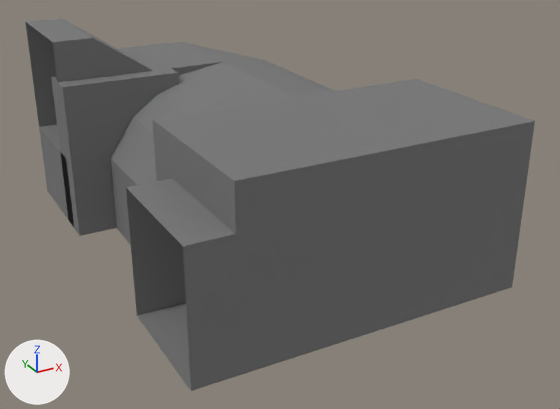
One commit to the glTF model DungeonGame/res/level/room/level1/storage_room/storage_room.gltf: the scene before it, then after it.
Before and after are seen from a 50 mm lens placed at (-4.25, -22.15, 8.95), pointed at (4.37, -6.47, 1.11). The axes (+X, +Y, +Z) are drawn at lower left. The lights are the same throughout. Where no turn or scale is listed for an object, it has been applied to the vertices.

In view in the first picture: 'ArchBig', 'SeparatingWall', 'Stairs', 'Walls'.
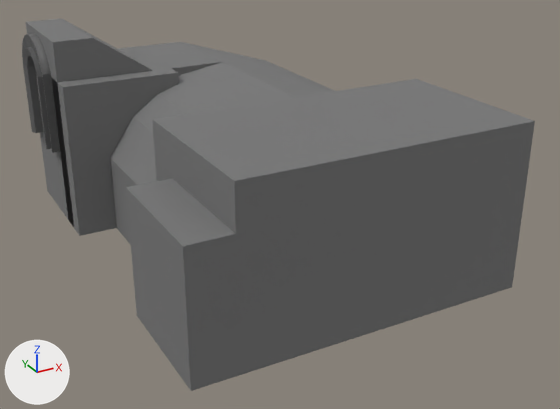
Pixel boxes (x1, y1, x2, y2) of what changed, in the pictures (560 x 409 px):
'DoorwayCover1', added: after (126, 188, 191, 390)
'DoorwayCover0', added: after (22, 23, 66, 157)
    faces in mat_material_001: (22, 34, 60, 153)
    faces in mat_material (grey #787878): (26, 23, 66, 157)

Diff of the bpy script that builds the scene:
```diff
--- a/DungeonGame/res/level/room/level1/storage_room/storage_room.gltf.py
+++ b/DungeonGame/res/level/room/level1/storage_room/storage_room.gltf.py
@@ img_door_frame_roughness_png_002 @@
+img_door_frame_roughness_png_002 = load_image('door_frame_roughness.png.002', '../../../../entity/object/door/textures/door_frame_roughness.png', 256, 256, 'Non-Color')
@@ img_door_roughness_png @@
+img_door_roughness_png = load_image('door_roughness.png', '../../../../entity/object/door/textures/door_roughness.png', 256, 380, 'Non-Color')
@@ mat_metal @@
+mat_metal = principled_material('Metal')
+mat_metal.base_color = (0.327, 0.269, 0.24)  # grey #9b8e86
+mat_metal.metallic = 1.0
+mat_metal.roughness = 0.486
@@ mat_material_001 @@
+mat_material_001 = bpy.data.materials.new('Material.001')
+# colours: dark grey #5e5e5e
+# uses the picture img_door_frame_roughness_png_002
@@ mat_material_003 @@
+mat_material_003 = bpy.data.materials.new('Material.003')
+# colours: brown #4b3524
+# uses the picture img_door_roughness_png
@@ me_plane_001 @@
+me_plane_001.from_pydata([(0.0, -11.0, 3.0), (0.0, -11.0, 0.0), (0.0, -8.0, 3.0), (0.0, -8.0, 0.0)], [], [(0, 1, 3), (0, 3, 2)])
+me_plane_001.materials.append(mat_material)  # grey #787878
@@ me_plane @@
+me_plane.from_pydata(...)  # 2704 vertices, 5358 faces; spans x -0.28..0.4, y -3.0..0.0, z 2.0..5.0
+# faces by material slot: [2, 224, 104, 5028]
+me_plane.materials.append(mat_material)  # grey #787878
+me_plane.materials.append(mat_material_001)
+me_plane.materials.append(mat_material_003)
+me_plane.materials.append(mat_metal)  # grey #9b8e86
@@ ob_doorwaycover1 @@
+ob_doorwaycover1 = bpy.data.objects.new('DoorwayCover1', me_plane_001)
+ob_doorwaycover1.location = (0.0, 0.0, 0.0)
@@ ob_doorwaycover0 @@
+ob_doorwaycover0 = bpy.data.objects.new('DoorwayCover0', me_plane)
+ob_doorwaycover0.location = (0.0, 0.0, 0.0)
```
